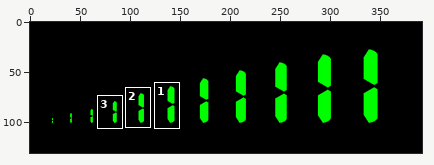
Edited in one commit: sprite sheet (Assets/Settings/volume_bar.png). Above: a wide view before the commit, with the close-up outlined.
Close-up. Old version:
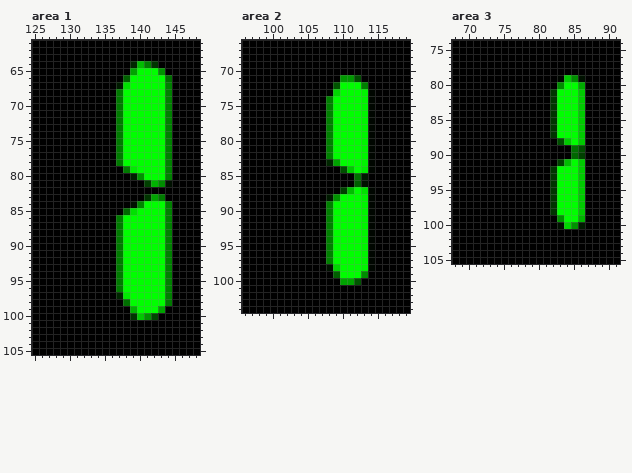
The file is 392x131 pixels. Colours within 5 levels of each other are drawn and written as one. Shown: area 1: x 125..148, y 61..105; area 2: x 96..119, y 66..104; area 3: x 68..91, y 74..105. The commit also changed other parts of the picture, which this record leaves out.
The same view after the edit:
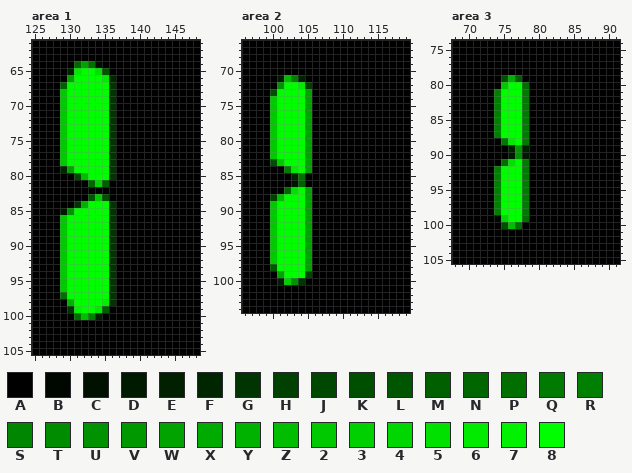
Palette (. is transparent): A #000000  B #000600  C #001100  D #001a00  E #002000  F #002600  G #003400  H #004000  J #004700  K #004e00  L #005500  M #006000  N #006700  P #006f00  Q #007a00  R #008000  S #008600  T #008c00  U #009200  V #009800  W #00a300  X #00ab00  Y #00b200  Z #00bd00  2 #00c900  3 #00d000  4 #00d600  5 #00e100  6 #00eb00  7 #00f200  8 #00fe00
What changed:
Changed rows in their new state; - is an unchanged pixel.
Area 1:
first column x 129:
 64 --NWPC----AAAA--
 65 -E6885L---AAAAA-
 66 -W88886F-AAAAAAA
 67 M888888GAAAAAAAA
 68 2888888GAAAAAAAA
 69 2888888GAAAAAAAA
 70 2888888GAAAAAAAA
 71 2888888GAAAAAAAA
 72 2888888GAAAAAAAA
 73 2888888GAAAAAAAA
 74 2888888GAAAAAAAA
 75 2888888GAAAAAAAA
 76 2888888GAAAAAAAA
 77 2888888GAAAAAAAA
 78 2888888GAAAAAAAA
 79 FW88888G-AAAAAAA
 80 --JZ888G--AAAAAA
 81 ----N4M-----AAAA
 83 ----L2K-----AAA-
 84 --GY888G--AAAAAA
 85 DU88888G-AAAAAAA
 86 2888888GAAAAAAAA
 87 2888888GAAAAAAAA
 88 2888888GAAAAAAAA
 89 2888888GAAAAAAAA
 90 2888888GAAAAAAAA
 91 2888888GAAAAAAAA
 92 2888888GAAAAAAAA
 93 2888888GAAAAAAAA
 94 2888888GAAAAAAAA
 95 2888888GAAAAAAAA
 96 2888888GAAAAAAAA
 97 P888888GAAAAAAAA
 98 -Y88887G-AAAAAAA
 99 -G7886M---AAAAA-
100 --PZRE----AAAA--
Area 2:
first column x 100:
 71 -DZRE-----AAA--
 72 -U886H---AAAAA-
 73 K8888W--AAAAAAA
 74 28888W--AAAAAAA
 75 28888W--AAAAAAA
 76 28888W--AAAAAAA
 77 28888W--AAAAAAA
 78 28888W--AAAAAAA
 79 28888W--AAAAAAA
 80 28888W--AAAAAAA
 81 28888W--AAAAAAA
 82 28888W--AAAAAAA
 83 K2888W--AAAAAAA
 84 --Q68W----AAAAA
 85 ---EP-------AA-
 86 ---CM-------AA-
 87 --N58W----AAAAA
 88 HZ888W--AAAAAAA
 89 28888W--AAAAAAA
 90 28888W--AAAAAAA
 91 28888W--AAAAAAA
 92 28888W--AAAAAAA
 93 28888W--AAAAAAA
 94 28888W--AAAAAAA
 95 28888W--AAAAAAA
 96 28888W--AAAAAAA
 97 28888W--AAAAAAA
 98 L8888W--AAAAAAA
 99 -W888J---AAAAA-
100 -E3UG-----AAA--
Area 3:
first column x 74:
 79 -KYM-----AAAA
 80 -288P----AAAA
 81 R888Q---AAAAA
 82 R888Q---AAAAA
 83 R888Q---AAAAA
 84 R888Q---AAAAA
 85 R888Q---AAAAA
 86 R888Q---AAAAA
 87 R888Q---AAAAA
 88 -Q68Q----AAAA
 89 --EVE------AA
 90 --DUD------AA
 91 -P58Q----AAAA
 92 R888Q---AAAAA
 93 R888Q---AAAAA
 94 R888Q---AAAAA
 95 R888Q---AAAAA
 96 R888Q---AAAAA
 97 R888Q---AAAAA
 98 R888Q---AAAAA
 99 B488P----AAAA
100 -KZP-----AAAA
Changed places in both close-ups, as pixel boxes (x1, y1, x2, y2):
changed: (60, 61, 172, 320)
changed: (270, 75, 375, 285)
changed: (494, 75, 585, 229)
